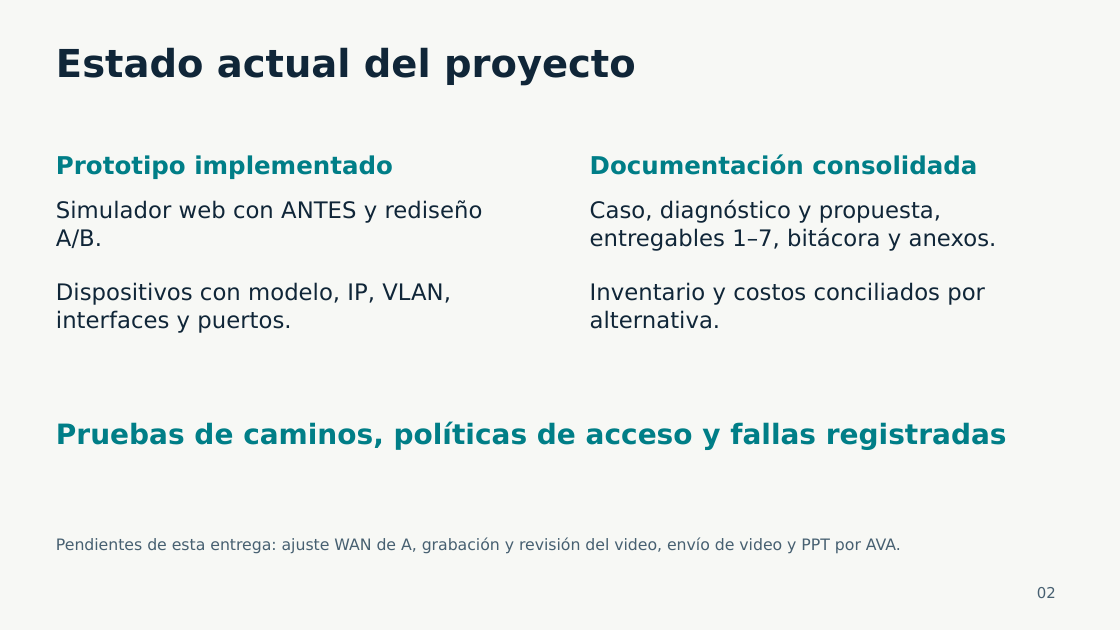
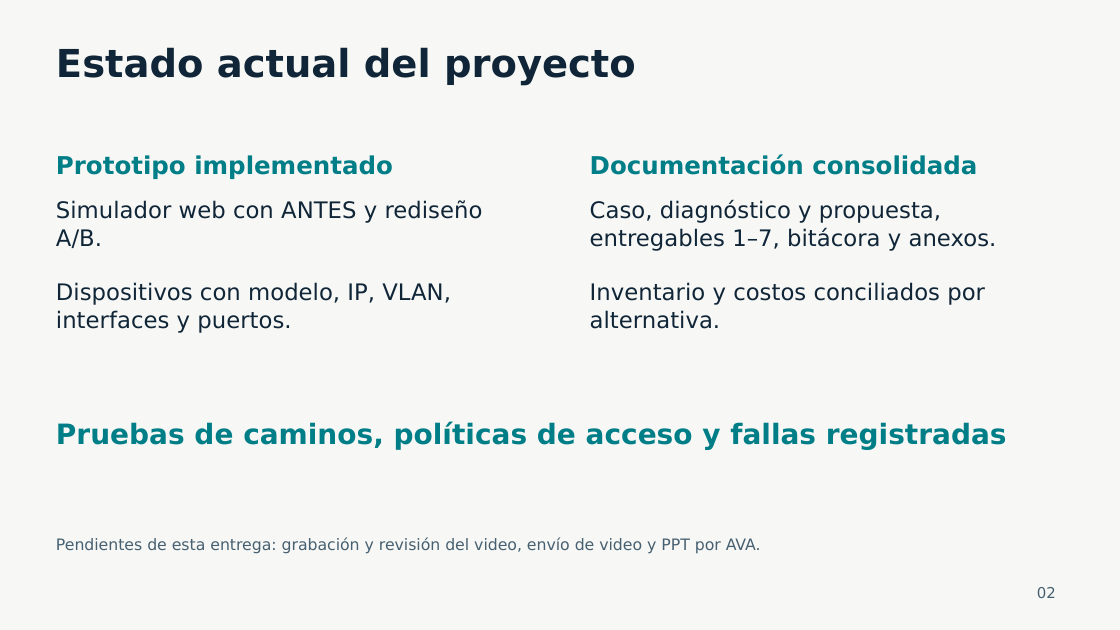
Before and after one commit to hu-herrera/financiera-pacifico-entrega-docente, a slide deck: slide 2 of Presentacion/Avance_Financiera_Pacifico_30_oct_2026.pptx. Drawn at 1120x630 pixels with LibreOffice and Linux fonts; fonts in the diff are those of the drawing. Boxes give left, top, right and bottom in pixels: in the first picture for what was removed or moved away, otherwise in the second. Text is boxed around its words. In the diff, an @@ line names an element or a change of style, - is before the commit and + after.

Commit message:
Actualizar entrega docente: WAN MikroTik A/B, presupuesto y PPT WAN-2

```diff
--- a/Presentacion/Avance_Financiera_Pacifico_30_oct_2026.pptx
+++ b/Presentacion/Avance_Financiera_Pacifico_30_oct_2026.pptx
@@ text at [56, 537, 761, 554]: text changed @@
-Pendientes de esta entrega: ajuste WAN de A, grabación y revisión del video, envío de video y PPT por AVA.
+Pendientes de esta entrega: grabación y revisión del video, envío de video y PPT por AVA.
```
Also in this commit, not shown: 6 other slides changed, 19 other files.
